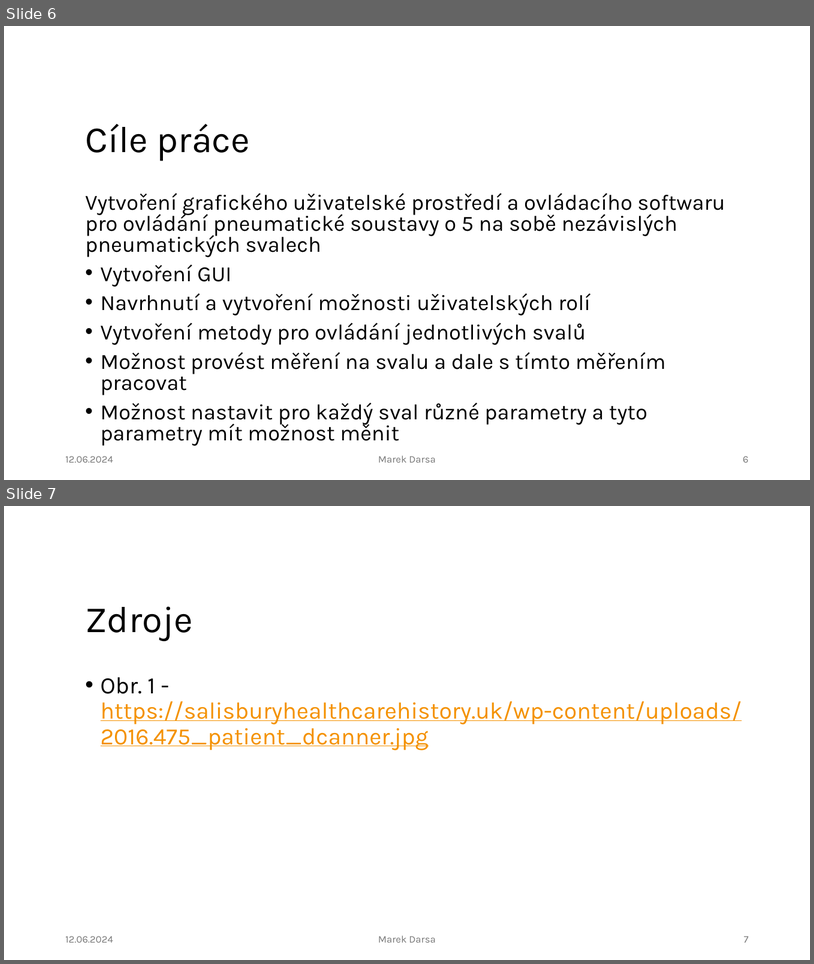
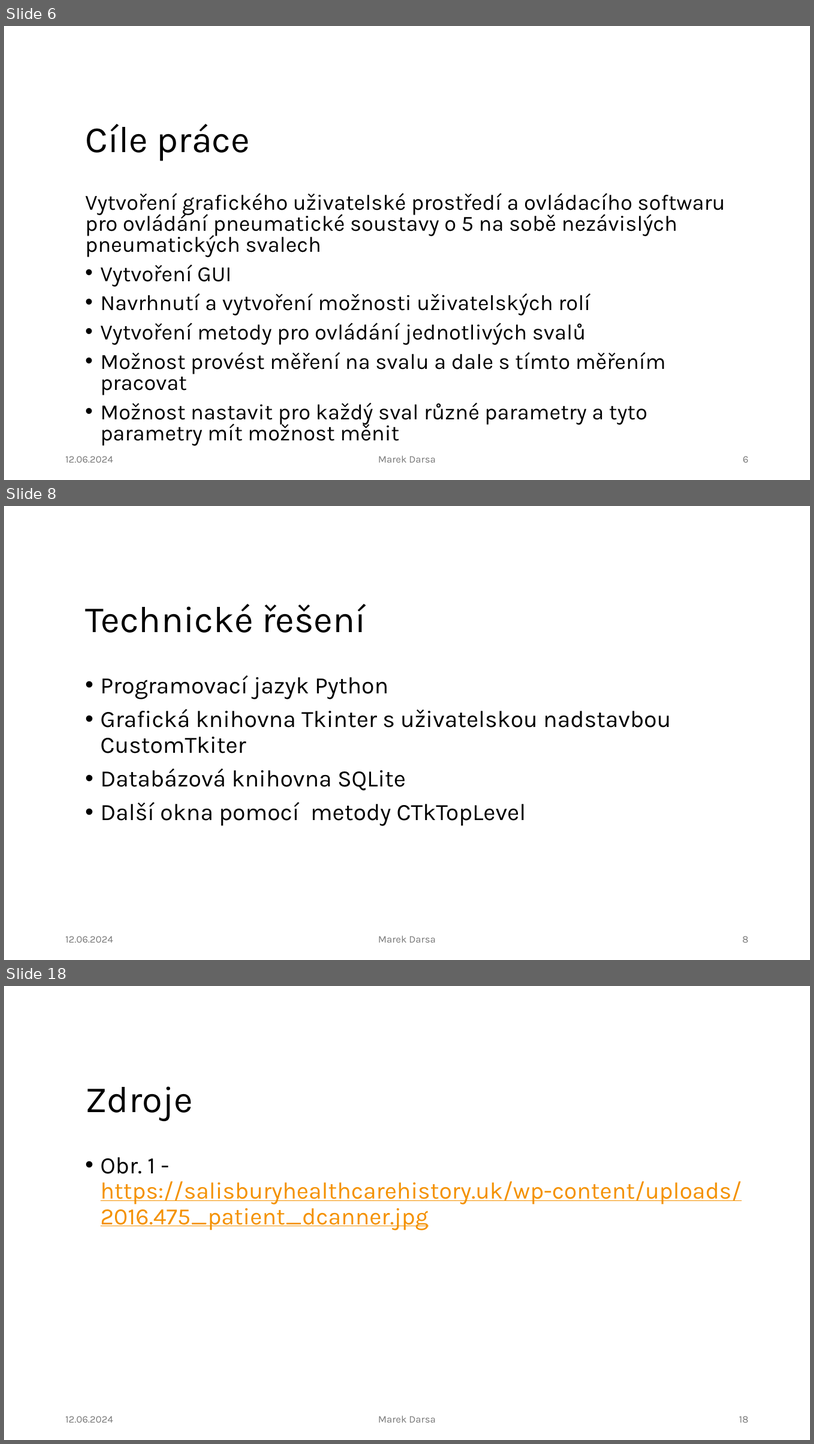
Before and after one commit to IronKnee22/Bakalarka, a slide deck: N_Obhajoba_darsamar.pptx. Shown one above the other, each under a label of ours: slides 6 and 7 before the commit, slides 6, 8 and 18 after it; the slides between them are not shown. The pictures are 814x964 and 814x1444 pixels, drawn with LibreOffice and Linux fonts; fonts in the diff are those of the drawing; background and template pictures are left out. Boxes give left, top, right and bottom in pixels: in the first picture for what was removed or moved away, otherwise in the second. Text is boxed around its words. In the diff, an @@ line names an element or a change of style, - is before the commit and + after.

```diff
--- a/N_Obhajoba_darsamar.pptx
+++ b/N_Obhajoba_darsamar.pptx
@@ slide 8 added at [4, 506, 810, 960], background #FFFFFF @@
@@ title added at [85, 604, 366, 633], 44 pt, text #000000 @@
+Technické řešení
@@ text added at [101, 675, 671, 826], 28 pt, text #000000 @@
+• Programovací jazyk Python
+• Grafická knihovna Tkinter s uživatelskou nadstavbou CustomTkiter
+• Databázová knihovna SQLite
+• Další okna pomocí metody CTkTopLevel
@@ text added at [65, 936, 113, 942], 12 pt, text #797979 @@
+12.06.2024
@@ text added at [378, 935, 435, 942], 12 pt, text #797979 @@
+Marek Darsa
@@ page number added at [743, 936, 749, 942], 12 pt, text #797979 @@
+8
@@ what was slide 7 is now slide 18 @@
@@ page number at [740, 1416, 749, 1422]: text changed @@
-7
+18
```
Also in this commit, not shown: 10 other slides added, 5 other files.
